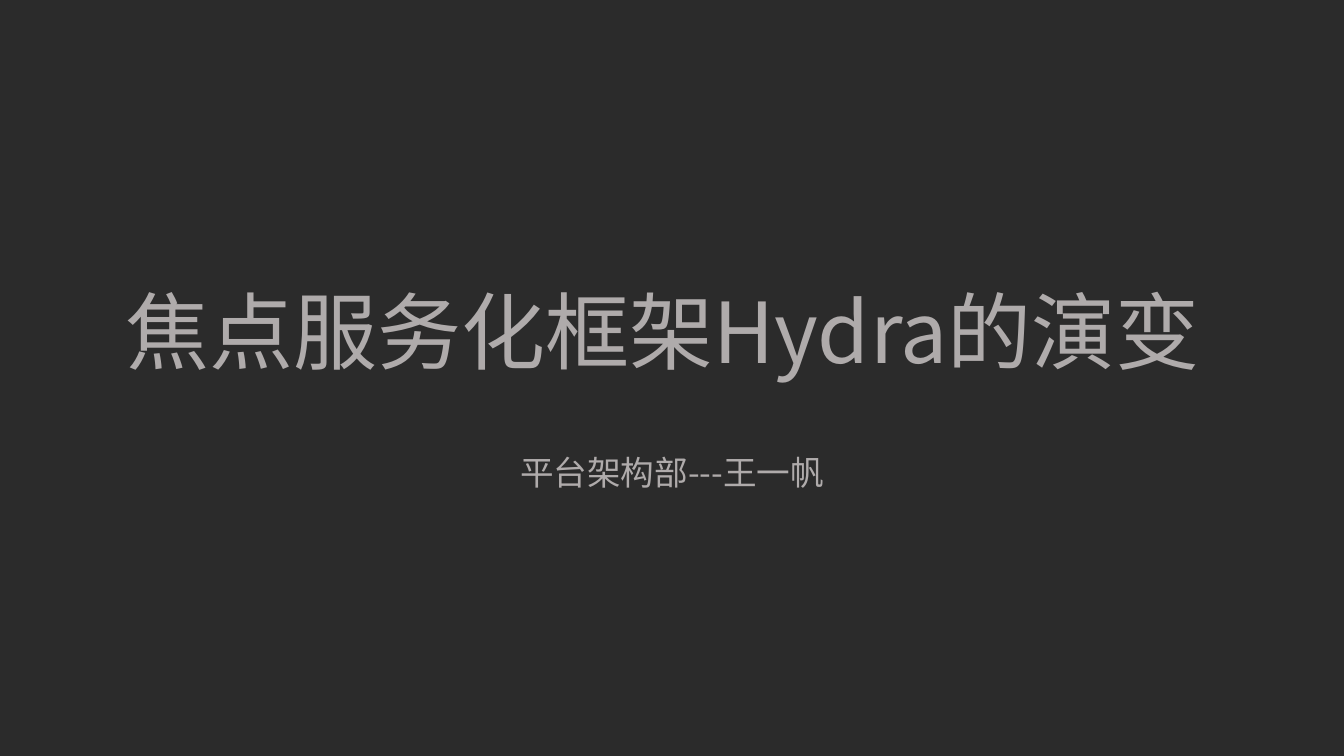
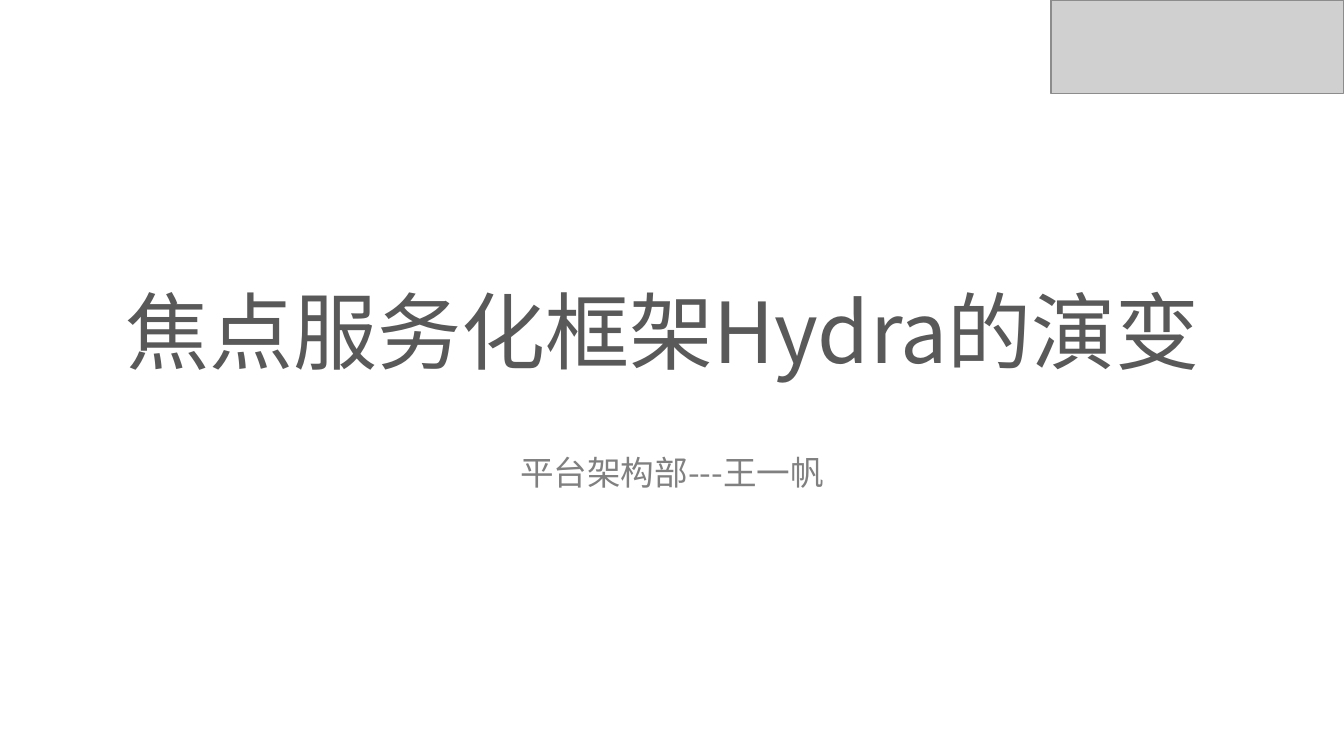
Before and after one commit to ivaneye/ivaneye.github.com, a slide deck: slide 1 of source/ppt/work/焦点服务化框架Hydra的演变-王一帆.pptx. Drawn at 1344x756 pixels with LibreOffice and Linux fonts; fonts in the diff are those of the drawing; grey boxes stand for pictures; background and template pictures are left out; a plain dark background stands for a picture behind light text. Boxes give left, top, right and bottom in pixels: in the first picture for what was removed or moved away, otherwise in the second. Text is boxed around its words. In the diff, an @@ line names an element or a change of style, - is before the commit and + after.

```diff
--- a/source/ppt/work/焦点服务化框架Hydra的演变-王一帆.pptx
+++ b/source/ppt/work/焦点服务化框架Hydra的演变-王一帆.pptx
@@ background picture (left out) to #FFFFFF @@
@@ picture added at [1052, 0, 1344, 94] @@
@@ title "焦点服务化框架Hydra的演变" at [125, 292, 1199, 383]: text colour #AFABAB to #595959 @@
@@ subtitle "平台架构部---王一帆" at [520, 457, 824, 488]: text colour #AFABAB to #808080 @@
```
Also in this commit, not shown: 10 other slides changed, 3 slides added, 5 slides removed, 2 other files.
